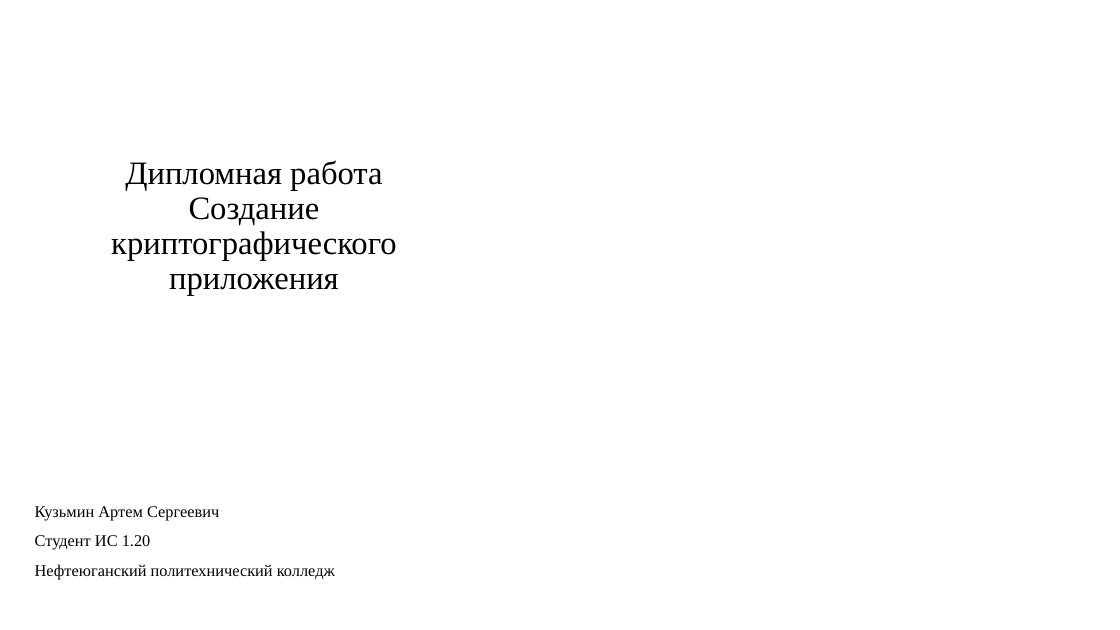
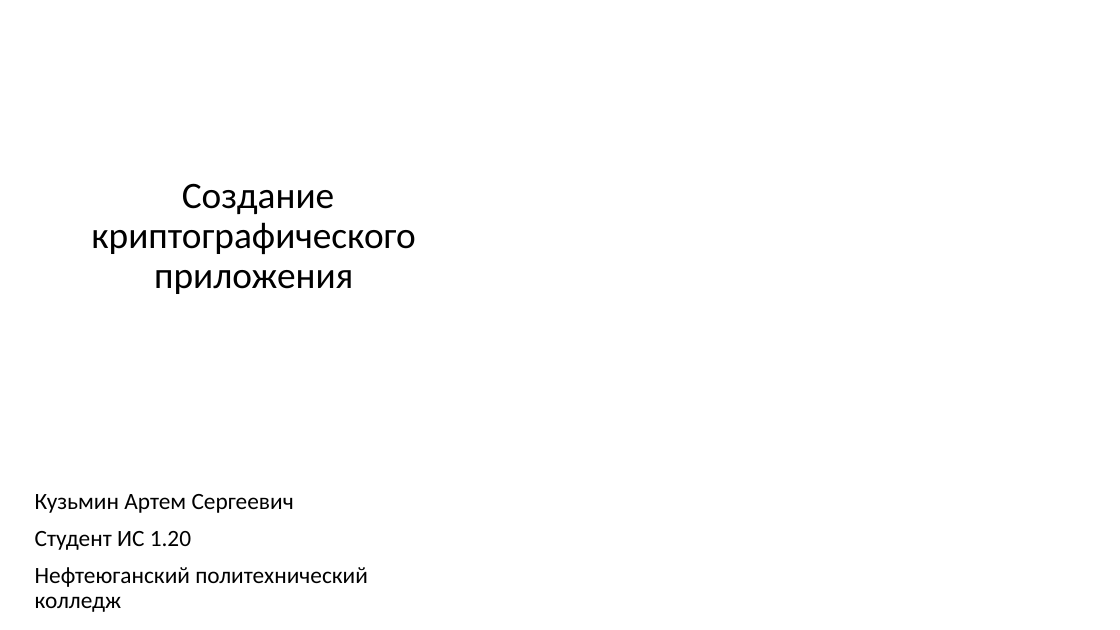
Before and after one commit to rad1anttt/diplom-_-, a slide deck: slide 1 of rad1anttt презентация.pptx. Drawn at 1120x630 pixels with LibreOffice and Linux fonts; fonts in the diff are those of the drawing; background and template pictures are left out. Boxes give left, top, right and bottom in pixels: in the first picture for what was removed or moved away, otherwise in the second. Text is boxed around its words. In the diff, an @@ line names an element or a change of style, - is before the commit and + after.

```diff
--- a/rad1anttt презентация.pptx
+++ b/rad1anttt презентация.pptx
@@ title at [91,183,415,294]: text changed; size 28 to 32 pt; font Times New Roman to Calibri @@
-Дипломная работа Создание криптографического приложения
+Создание криптографического приложения
@@ subtitle "Кузьмин Артем Сергеевич": place and size @@
-subtitle "Кузьмин Артем Сергеевич" at [35,506,335,580]
+subtitle "Кузьмин Артем Сергеевич" at [35,494,368,612]
@@ subtitle "Кузьмин Артем Сергеевич" at [35,494,368,612]: size 14 to 20 pt, font Times New Roman to Calibri @@
```
Also in this commit, not shown: 16 other slides changed, 7 slides added, 2 slides removed, 1 other file.
